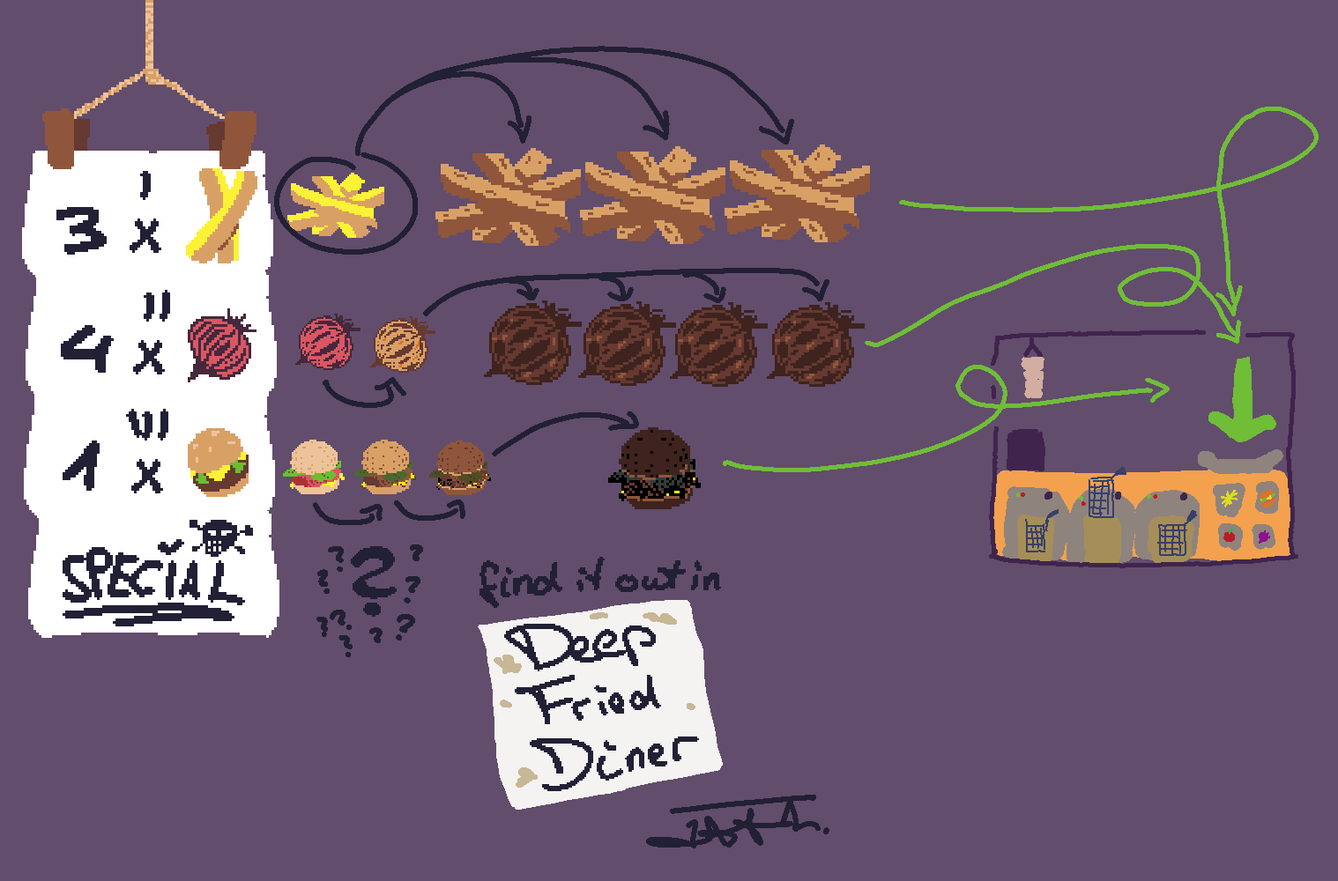
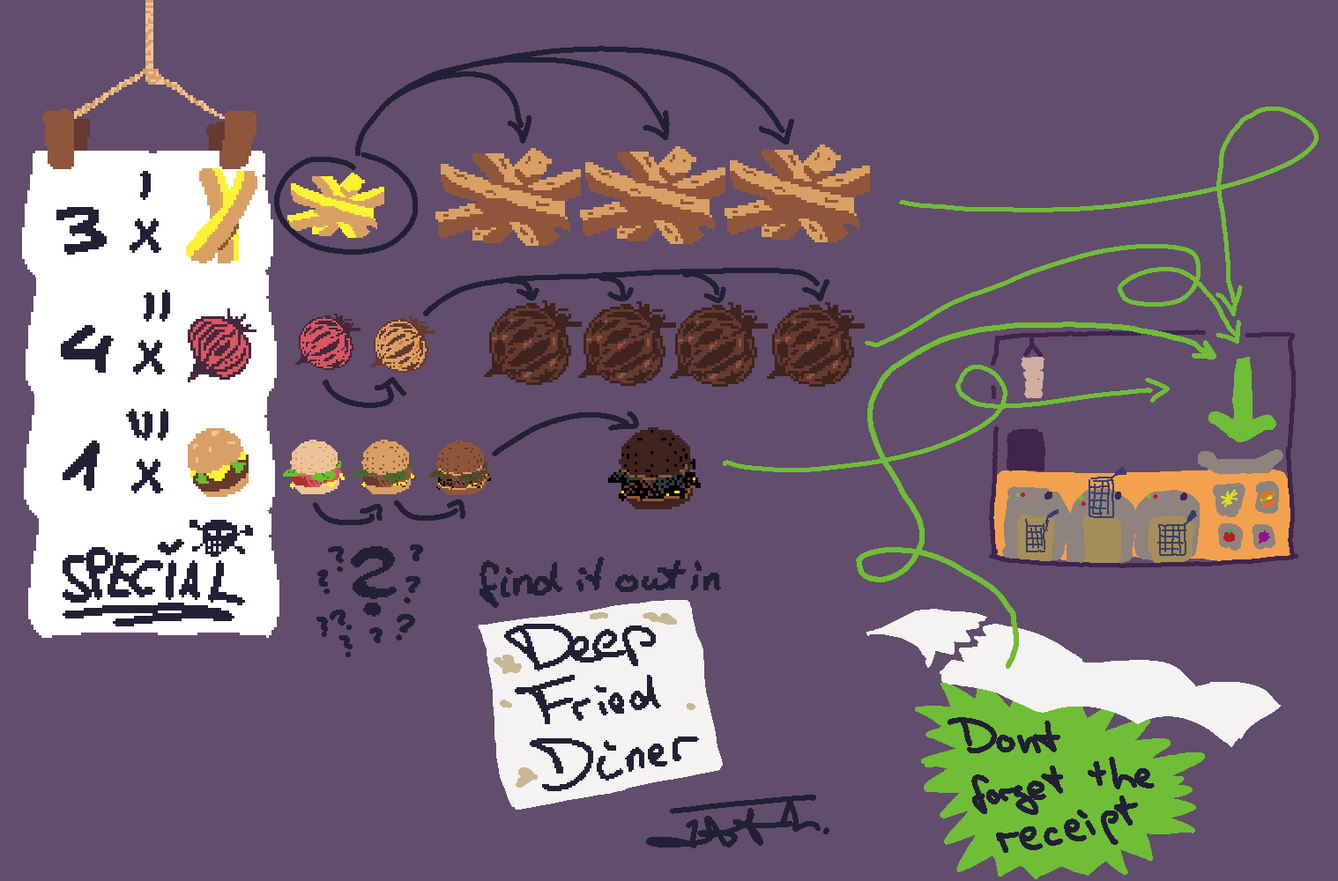
Layer changes from the first 1338px x 881px image to the second:
added layer "Paint Layer 13" above "Paint Layer 14" over [855, 321, 1281, 880]
added layer "Paint Layer 14" above "Paint Layer 12" over [914, 676, 1242, 880]
painted on "Paint Layer 12" over [855, 321, 1217, 621]
painted on "Paint Layer 10" over [855, 358, 903, 640]
painted on "Copy of onion_2.png" (1st of 3, in "page_1") over [876, 349, 918, 387]
painted on "Background" over [855, 321, 1281, 880]
